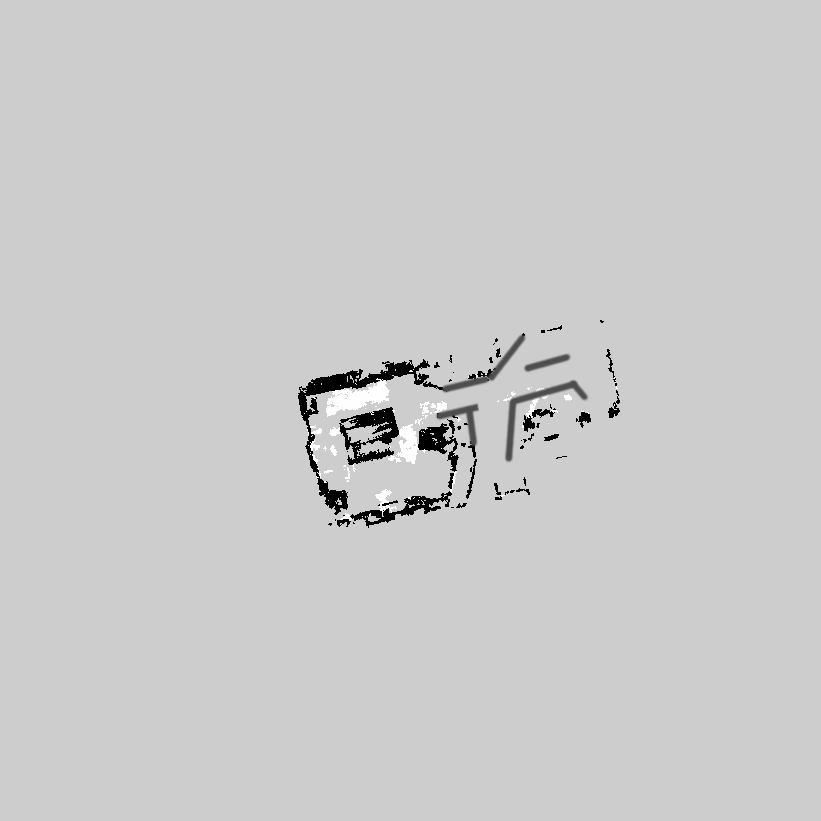
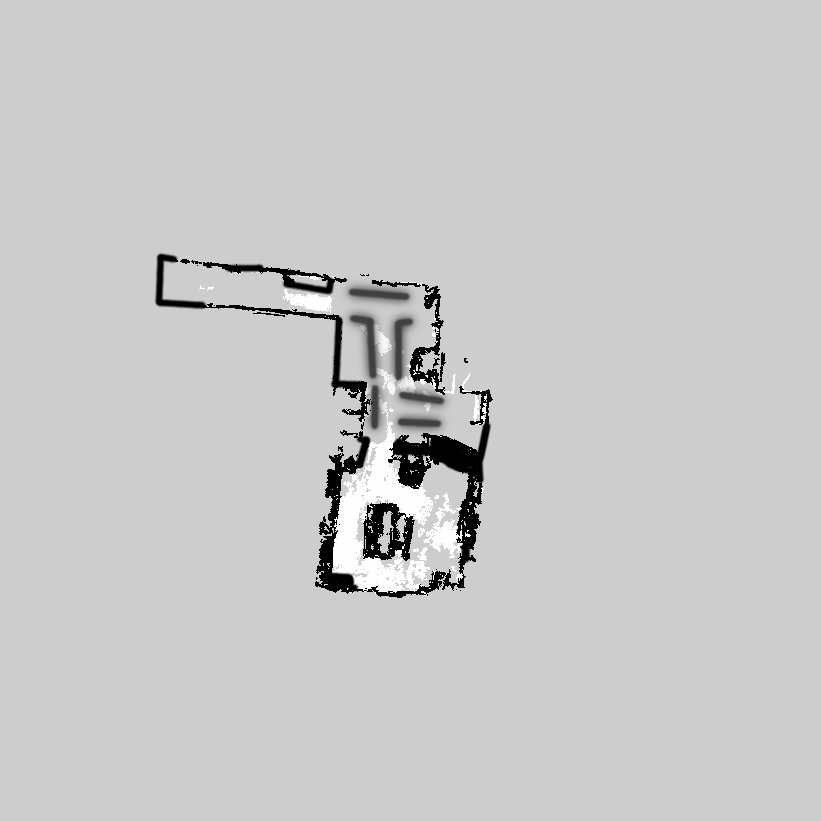
Before/after of a 821×821 layered artwork. What changed in the layer stack:
renamed "Layer" to "Layer #1", painted on it over [347, 287, 590, 464]
added layer "Drop Shadow" above "Layer" over [337, 278, 456, 441]
added layer "Layer" above "3rd_floor.pgm" over [154, 252, 492, 593]
painted on "3rd_floor.pgm" over [171, 258, 620, 598]
